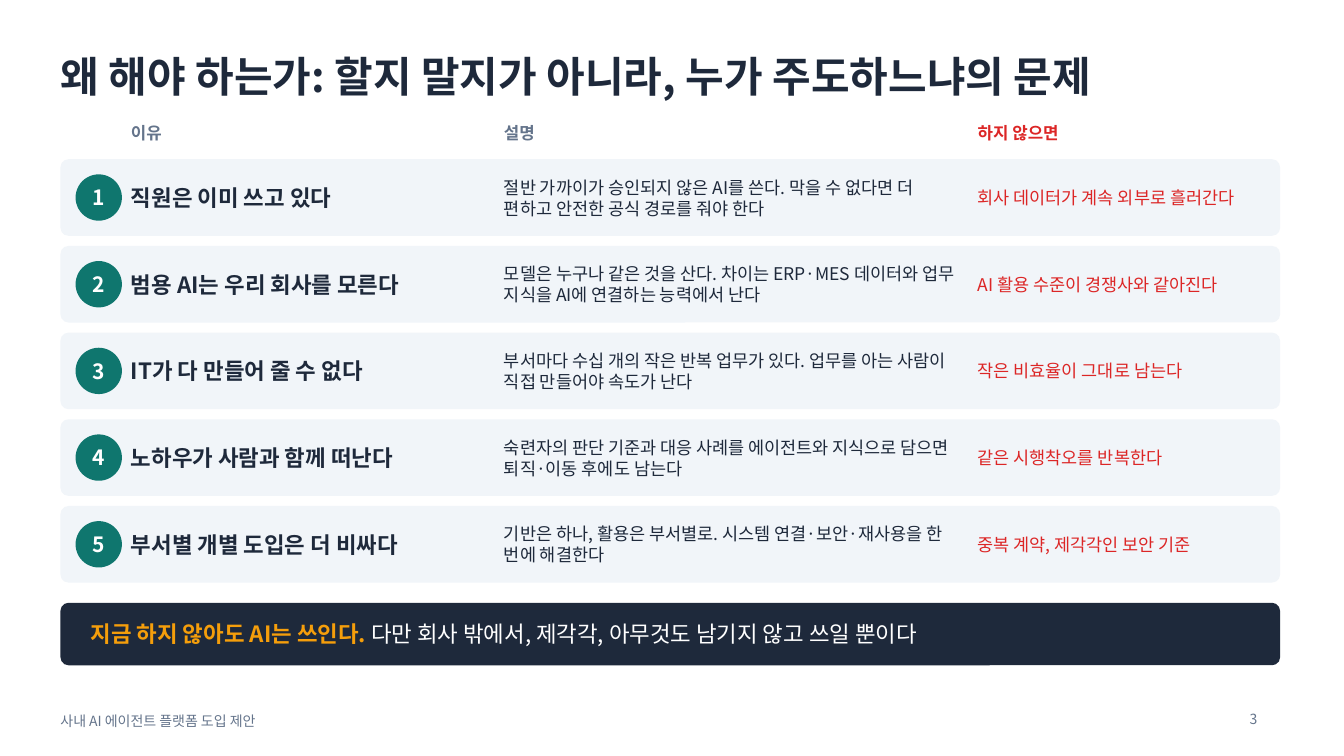
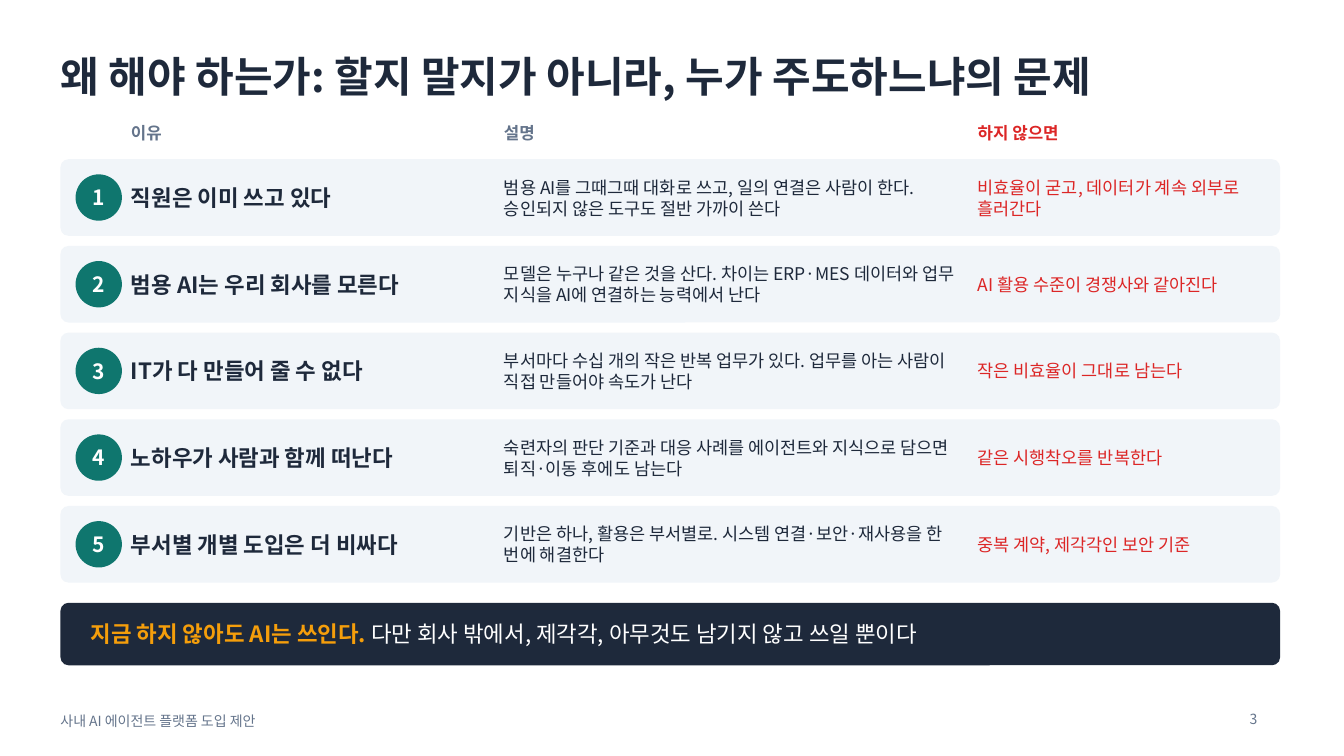
Before and after one commit to lucky-sugar-park/tech-review, a slide deck: slide 3 of proposal/ai-agent-platform-proposal.pptx. Drawn at 1344x756 pixels with LibreOffice and Linux fonts; fonts in the diff are those of the drawing. Boxes give left, top, right and bottom in pixels: in the first picture for what was removed or moved away, otherwise in the second. Text is boxed around its words. In the diff, an @@ line names an element or a change of style, - is before the commit and + after.

```diff
--- a/proposal/ai-agent-platform-proposal.pptx
+++ b/proposal/ai-agent-platform-proposal.pptx
@@ text at [504,179,914,217]: text changed @@
-절반 가까이가 승인되지 않은 AI를 쓴다. 막을 수 없다면 더 편하고 안전한 공식 경로를 줘야 한다
+범용 AI를 그때그때 대화로 쓰고, 일의 연결은 사람이 한다. 승인되지 않은 도구도 절반 가까이 쓴다
@@ text at [978,179,1239,217]: text changed @@
-회사 데이터가 계속 외부로 흘러간다
+비효율이 굳고, 데이터가 계속 외부로 흘러간다
```
Also in this commit, not shown: 3 other slides changed, 2 slides added, 1 slide removed, 3 other files.
